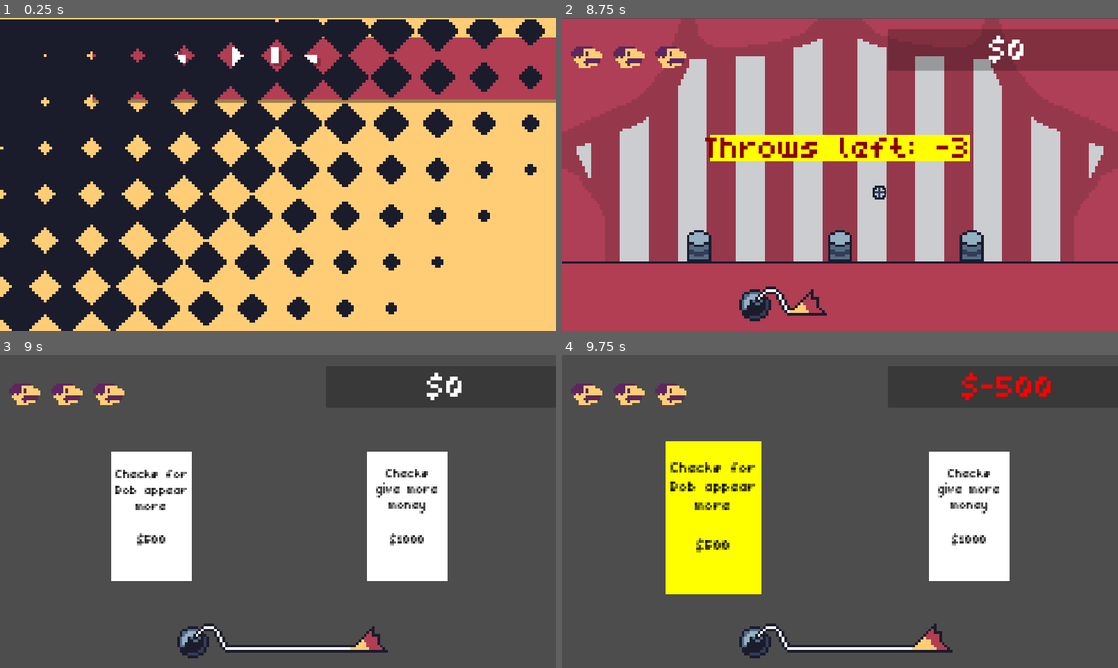
Above: before the commit, frames 1-4 (two rows, left to right).
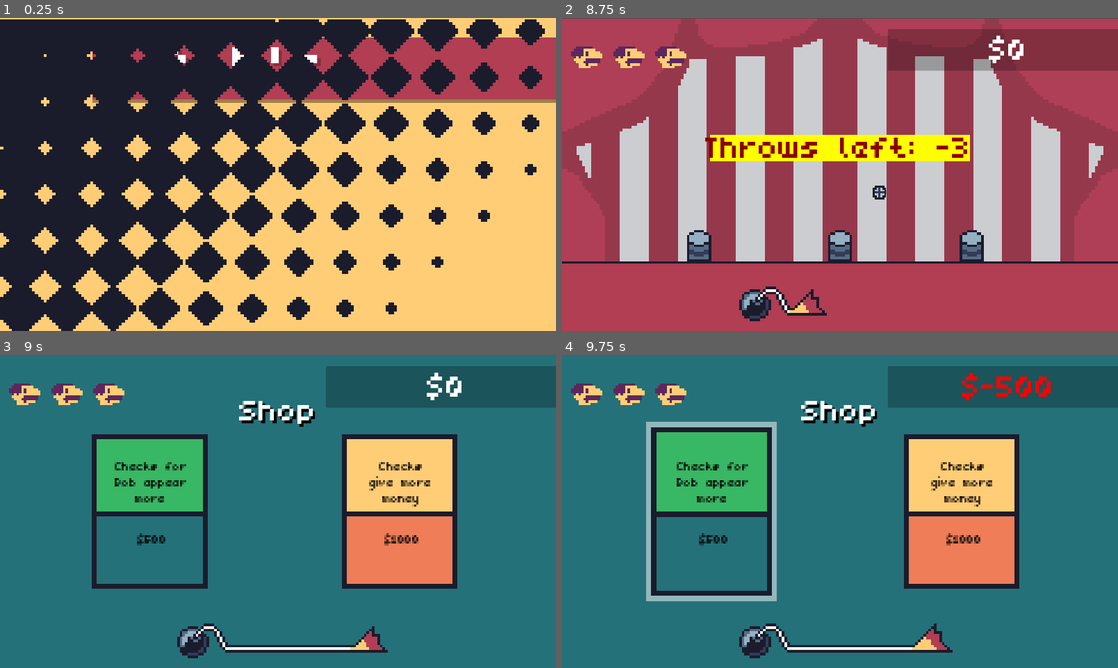
Above: after the commit, the same moments.

Repository: OfficialChaser/Mini-Jam-161
Game: Godot game, scene res://Scenes/main_menu.tscn
Two runs of this game, one before a commit and one after it. Both use one fixed random seed, a clock stepped at 60 frames per second and the inputs below.
Inputs (mouse positions are in pixels of both pictures, inside the frame that each line leads up to):
- Up to frame 1 (0.25 s): no input
- Up to frame 2 (8.75 s): tap Enter (ui_accept) at 0.5, 0.77, 1.52, 3.77, 4.52, 5.27, 6.77, 7.52, 8.27 s; move the mouse to (962, 158) at 0.52 s; press the mouse at (962, 158) at 0.53 s; hold Right (ui_right) 0.53-2 s; move the mouse to (728, 190) at 1.27 s; release the mouse at (728, 190) at 1.28 s; click (728, 190) at 1.35 s; click "Play" at 2 s; move the mouse to (895, 105) at 2.77 s; press the mouse at (895, 105) at 2.78 s; hold Left (ui_left) 2.78-3.53 s; move the mouse to (812, 237) at 3.52 s; release the mouse at (812, 237) at 3.53 s; hold Right (ui_right) 3.53-5.03 s; click (812, 237) at 3.6 s; move the mouse to (1006, 221) at 4.27 s; press the mouse at (1006, 221) at 4.28 s; move the mouse to (673, 127) at 5.02 s; release the mouse at (673, 127) at 5.03 s; hold Left (ui_left) 5.03-5.78 s; click (673, 127) at 5.1 s; move the mouse to (867, 174) at 5.77 s; press the mouse at (867, 174) at 5.78 s; hold Right (ui_right) 5.78-6.53 s; move the mouse to (756, 96) at 6.52 s; release the mouse at (756, 96) at 6.53 s; hold Left (ui_left) 6.53-8.03 s; click (756, 96) at 6.6 s; move the mouse to (962, 158) at 7.27 s; press the mouse at (962, 158) at 7.28 s; move the mouse to (728, 190) at 8.02 s; release the mouse at (728, 190) at 8.03 s; hold Right (ui_right) from 8.03 s (still down); click (728, 190) at 8.1 s
- Up to frame 3 (9 s): keep holding Right (ui_right); move the mouse to (333, 442) at 8.77 s; press the mouse at (333, 442) at 8.78 s
- Up to frame 4 (9.75 s): release Right (ui_right) at 9.5 s; release the mouse at (895, 442) at 9.5 s; click (712, 517) at 9.5 s

Frames 1-2 are identical in both runs. In frame 3, 97% of the frame differs, in the area x 0-100%, y 0-100%; in frame 4, 97%.

Commit message:
new update

Diff:
--- a/Scenes/upgrade_menu.tscn
+++ b/Scenes/upgrade_menu.tscn
@@ -1,9 +1,11 @@
-[gd_scene load_steps=10 format=3 uid="uid://btqosybqou1ig"]
+[gd_scene load_steps=12 format=3 uid="uid://btqosybqou1ig"]
 
 [ext_resource type="Script" path="res://Scripts/upgrade_menu.gd" id="1_kokcv"]
 [ext_resource type="PackedScene" uid="uid://brp2an7hbk3vf" path="res://Scenes/gui.tscn" id="1_qfxr1"]
 [ext_resource type="Script" path="res://Scripts/upgrade_card.gd" id="2_w3lrs"]
 [ext_resource type="FontFile" uid="uid://bll85hvug6nbe" path="res://Assets/monobit.ttf" id="4_anr2d"]
+[ext_resource type="Texture2D" uid="uid://7keckxl1njt6" path="res://Assets/cards/cards3.png" id="4_ogub7"]
+[ext_resource type="Texture2D" uid="uid://pl3qb6dfp1yv" path="res://Assets/cards/cards2.png" id="6_0w0cd"]
 
 [sub_resource type="StyleBoxEmpty" id="StyleBoxEmpty_1s1em"]
 
@@ -18,7 +20,29 @@
 [node name="UpgradeMenu" type="Node2D"]
 script = ExtResource("1_kokcv")
 
+[node name="ColorRect" type="ColorRect" parent="."]
+z_index = -10
+offset_left = -306.0
+offset_top = -175.0
+offset_right = 304.0
+offset_bottom = 181.0
+color = Color(0.145098, 0.443137, 0.47451, 1)
+
 [node name="CanvasLayer" type="CanvasLayer" parent="."]
+
+[node name="Label" type="Label" parent="CanvasLayer"]
+offset_top = 40.0
+offset_right = 1153.0
+offset_bottom = 172.0
+size_flags_horizontal = 4
+theme_override_colors/font_shadow_color = Color(0, 0, 0, 1)
+theme_override_constants/shadow_offset_x = 5
+theme_override_constants/shadow_offset_y = 5
+theme_override_fonts/font = ExtResource("4_anr2d")
+theme_override_font_sizes/font_size = 128
+text = "Shop"
+horizontal_alignment = 1
+vertical_alignment = 1
 
 [node name="GUI" parent="CanvasLayer" instance=ExtResource("1_qfxr1")]
 upgrade_menu = true
@@ -30,13 +54,20 @@
 position = Vector2(-173, -62)
 script = ExtResource("2_w3lrs")
 
-[node name="ColorRect" type="ColorRect" parent="SmallUpgradeCard"]
-offset_right = 84.0
-offset_bottom = 134.0
-pivot_offset = Vector2(42, 62)
+[node name="ColorRect" type="Sprite2D" parent="SmallUpgradeCard"]
+position = Vector2(40, 62)
+scale = Vector2(5, 5)
+texture = ExtResource("4_ogub7")
 
-[node name="Button" type="Button" parent="SmallUpgradeCard/ColorRect"]
-layout_mode = 0
+[node name="Highlight" type="ColorRect" parent="SmallUpgradeCard/ColorRect"]
+z_index = -1
+offset_left = -13.0
+offset_top = -17.0
+offset_right = 13.0
+offset_bottom = 17.0
+color = Color(1, 1, 1, 0)
+
+[node name="Button" type="Button" parent="SmallUpgradeCard"]
 offset_right = 84.0
 offset_bottom = 134.0
 theme_override_styles/normal = SubResource("StyleBoxEmpty_1s1em")
@@ -45,12 +76,11 @@
 theme_override_styles/disabled = SubResource("StyleBoxEmpty_thbhy")
 theme_override_styles/focus = SubResource("StyleBoxEmpty_1vr01")
 
-[node name="UpgradeText" type="Label" parent="SmallUpgradeCard/ColorRect"]
-layout_mode = 0
-offset_left = 13.0
-offset_top = 19.0
-offset_right = 69.0
-offset_bottom = 54.0
+[node name="UpgradeText" type="Label" parent="SmallUpgradeCard"]
+offset_left = 12.0
+offset_top = 10.3334
+offset_right = 68.0
+offset_bottom = 45.3334
 scale = Vector2(1.5, 1.5)
 pivot_offset = Vector2(26.6667, 17.3333)
 theme_override_colors/font_color = Color(0, 0, 0, 1)
@@ -61,8 +91,7 @@
 horizontal_alignment = 1
 autowrap_mode = 2
 
-[node name="CostText" type="Label" parent="SmallUpgradeCard/ColorRect"]
-layout_mode = 0
+[node name="CostText" type="Label" parent="SmallUpgradeCard"]
 offset_top = 78.0
 offset_right = 56.0
 offset_bottom = 115.0
@@ -76,16 +105,23 @@
 autowrap_mode = 2
 
 [node name="LargeUpgradeCard" type="Node2D" parent="." groups=["cards"]]
-position = Vector2(92, -62)
+position = Vector2(86, -62)
 script = ExtResource("2_w3lrs")
 
-[node name="ColorRect" type="ColorRect" parent="LargeUpgradeCard"]
-offset_right = 84.0
-offset_bottom = 134.0
-pivot_offset = Vector2(42, 62)
+[node name="ColorRect" type="Sprite2D" parent="LargeUpgradeCard"]
+position = Vector2(40, 62)
+scale = Vector2(5, 5)
+texture = ExtResource("6_0w0cd")
 
-[node name="Button" type="Button" parent="LargeUpgradeCard/ColorRect"]
-layout_mode = 0
+[node name="Highlight" type="ColorRect" parent="LargeUpgradeCard/ColorRect"]
+z_index = -1
+offset_left = -13.0
+offset_top = -17.0
+offset_right = 13.0
+offset_bottom = 17.0
+color = Color(1, 1, 1, 0)
+
+[node name="Button" type="Button" parent="LargeUpgradeCard"]
 offset_right = 84.0
 offset_bottom = 134.0
 theme_override_styles/normal = SubResource("StyleBoxEmpty_1s1em")
@@ -94,12 +130,13 @@
 theme_override_styles/disabled = SubResource("StyleBoxEmpty_thbhy")
 theme_override_styles/focus = SubResource("StyleBoxEmpty_1vr01")
 
-[node name="UpgradeText" type="Label" parent="LargeUpgradeCard/ColorRect"]
-layout_mode = 0
-offset_top = 9.0
-offset_right = 56.0
-offset_bottom = 46.0
+[node name="UpgradeText" type="Label" parent="LargeUpgradeCard"]
+offset_left = 12.0
+offset_top = 10.3334
+offset_right = 68.0
+offset_bottom = 45.3334
 scale = Vector2(1.5, 1.5)
+pivot_offset = Vector2(26.6667, 17.3333)
 theme_override_colors/font_color = Color(0, 0, 0, 1)
 theme_override_constants/line_spacing = -5
 theme_override_fonts/font = ExtResource("4_anr2d")
@@ -108,8 +145,7 @@
 horizontal_alignment = 1
 autowrap_mode = 2
 
-[node name="CostText" type="Label" parent="LargeUpgradeCard/ColorRect"]
-layout_mode = 0
+[node name="CostText" type="Label" parent="LargeUpgradeCard"]
 offset_top = 78.0
 offset_right = 56.0
 offset_bottom = 115.0
@@ -122,11 +158,11 @@
 horizontal_alignment = 1
 autowrap_mode = 2
 
-[connection signal="button_down" from="SmallUpgradeCard/ColorRect/Button" to="." method="_on_s_button_down"]
-[connection signal="button_down" from="SmallUpgradeCard/ColorRect/Button" to="SmallUpgradeCard" method="_on_button_down"]
-[connection signal="mouse_entered" from="SmallUpgradeCard/ColorRect/Button" to="SmallUpgradeCard" method="_on_button_mouse_entered"]
-[connection signal="mouse_exited" from="SmallUpgradeCard/ColorRect/Button" to="SmallUpgradeCard" method="_on_button_mouse_exited"]
-[connection signal="button_down" from="LargeUpgradeCard/ColorRect/Button" to="." method="_on_l_button_down"]
-[connection signal="button_down" from="LargeUpgradeCard/ColorRect/Button" to="LargeUpgradeCard" method="_on_button_down"]
-[connection signal="mouse_entered" from="LargeUpgradeCard/ColorRect/Button" to="LargeUpgradeCard" method="_on_button_mouse_entered"]
-[connection signal="mouse_exited" from="LargeUpgradeCard/ColorRect/Button" to="LargeUpgradeCard" method="_on_button_mouse_exited"]
+[connection signal="button_down" from="SmallUpgradeCard/Button" to="." method="_on_s_button_down"]
+[connection signal="button_down" from="SmallUpgradeCard/Button" to="SmallUpgradeCard" method="_on_button_down"]
+[connection signal="mouse_entered" from="SmallUpgradeCard/Button" to="SmallUpgradeCard" method="_on_button_mouse_entered"]
+[connection signal="mouse_exited" from="SmallUpgradeCard/Button" to="SmallUpgradeCard" method="_on_button_mouse_exited"]
+[connection signal="button_down" from="LargeUpgradeCard/Button" to="." method="_on_l_button_down"]
+[connection signal="button_down" from="LargeUpgradeCard/Button" to="LargeUpgradeCard" method="_on_button_down"]
+[connection signal="mouse_entered" from="LargeUpgradeCard/Button" to="LargeUpgradeCard" method="_on_button_mouse_entered"]
+[connection signal="mouse_exited" from="LargeUpgradeCard/Button" to="LargeUpgradeCard" method="_on_button_mouse_exited"]
--- a/Scripts/upgrade_card.gd
+++ b/Scripts/upgrade_card.gd
@@ -20,23 +20,23 @@
 func _on_button_down():
 	if Global.clicking_enabled:
 		var tween = create_tween()
-		tween.tween_property($ColorRect, "scale", Vector2(0.9, 0.9), 0.1)
+		tween.tween_property($ColorRect, "scale", Vector2(4.5, 4.5), 0.1)
 		if hovering:
 			highlight_tween(tween)
 		else:
 			normal_tween(tween)
 		if !card_selected:
-			$ColorRect.color = Color.YELLOW
+			$ColorRect/Highlight.color = Color(Color.WHITE, 0.5)
 			card_selected = true
 		else:
-			$ColorRect.color = Color.WHITE
+			$ColorRect/Highlight.color = Color(Color.WHITE, 0.0)
 			card_selected = false
 
 func highlight_tween(tween):
-	tween.tween_property($ColorRect, "scale", Vector2(1.2, 1.2), 0.1)
-	tween.tween_property($ColorRect, "scale", Vector2(1.1, 1.1), 0.1)
+	tween.tween_property($ColorRect, "scale", Vector2(5.2, 5.5), 0.1)
+	tween.tween_property($ColorRect, "scale", Vector2(5.25, 5.25), 0.1)
 
 func normal_tween(tween, scale_down = true):
 	if (scale_down):
-		tween.tween_property($ColorRect, "scale", Vector2(0.9, 0.9), 0.1)
-	tween.tween_property($ColorRect, "scale", Vector2(1, 1), 0.1)
+		tween.tween_property($ColorRect, "scale", Vector2(4.5, 4.5), 0.1)
+	tween.tween_property($ColorRect, "scale", Vector2(5, 5), 0.1)
--- a/Scripts/upgrade_menu.gd
+++ b/Scripts/upgrade_menu.gd
@@ -1,9 +1,9 @@
 extends Node2D
 
-@onready var s_upgrade_text = $SmallUpgradeCard/ColorRect/UpgradeText
-@onready var s_cost_text = $SmallUpgradeCard/ColorRect/CostText
-@onready var l_upgrade_text = $LargeUpgradeCard/ColorRect/UpgradeText
-@onready var l_cost_text = $LargeUpgradeCard/ColorRect/CostText
+@onready var s_upgrade_text = $SmallUpgradeCard/UpgradeText
+@onready var s_cost_text = $SmallUpgradeCard/CostText
+@onready var l_upgrade_text = $LargeUpgradeCard/UpgradeText
+@onready var l_cost_text = $LargeUpgradeCard/CostText
 
 var s_cost_amt := 500
 var l_cost_amt := 1000
Binary file added: Assets/cards/cards1.png
Not shown, added: Assets/cards/cards1.png.import
Binary file added: Assets/cards/cards2.png
Not shown, added: Assets/cards/cards2.png.import
Binary file added: Assets/cards/cards3.png
Not shown, added: Assets/cards/cards3.png.import
Binary file added: Assets/cards/cards4.png
Not shown, added: Assets/cards/cards4.png.import
